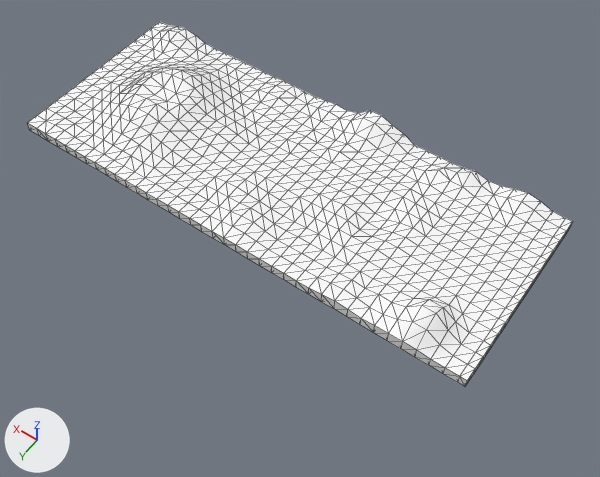
Renders of the FBX model Assets/Models/tileableMedium2.fbx from each side of a commit.
Before and after are seen from a 50 mm lens placed at (-0.327, 0.435, 0.599), pointed at (-0.024, 0.011, -0.067). Every picture has the same lights, and +X, +Y and +Z are marked at lower left. Mesh edges are drawn as thin lines. Where no turn or scale is listed for an object, it has been applied to the vertices.

The older version as bpy lines, for what is in view:
```python
me_mesh = bpy.data.meshes.new('Mesh')
me_mesh.from_pydata(...)  # 1248 vertices, 2492 faces; spans x -0.25..0.25, y -0.1..0.1, z 0.0..0.035
me_mesh.materials.append(mat_tilable_blinn)  # its picture is missing
ob_tileablemedium2 = bpy.data.objects.new('tileableMedium2', me_mesh)
ob_tileablemedium2.location = (0.0, 0.0, 0.0)
```
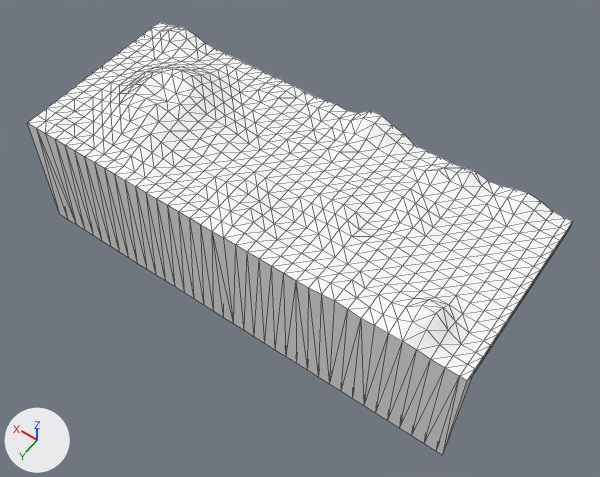
Changed parts and their boxes (x1, y1, x2, y2) in the pictures (600 x 477 px; the box of a moved part takes in the faces that stretch with it):
'tileableMedium2', reshaped (19% taller): before (27, 21, 573, 387); after (27, 21, 573, 455)
part 1 of me_mesh, moved or reshaped: before (27, 123, 475, 387); after (27, 123, 473, 455)

What the commit changed:
me_mesh has 1248 vertices, 2492 faces and spans x -0.25..0.25, y -0.1..0.1, z 0.0..0.035.
me_mesh is used by ob_tileablemedium2; location (0.0, 0.0, 0.0).
me_mesh part 1: all 39 vertices in x -0.25..0.25, y 0.1, z 0.0..0.001 are moved by (0.0, 0.0, -0.134).
